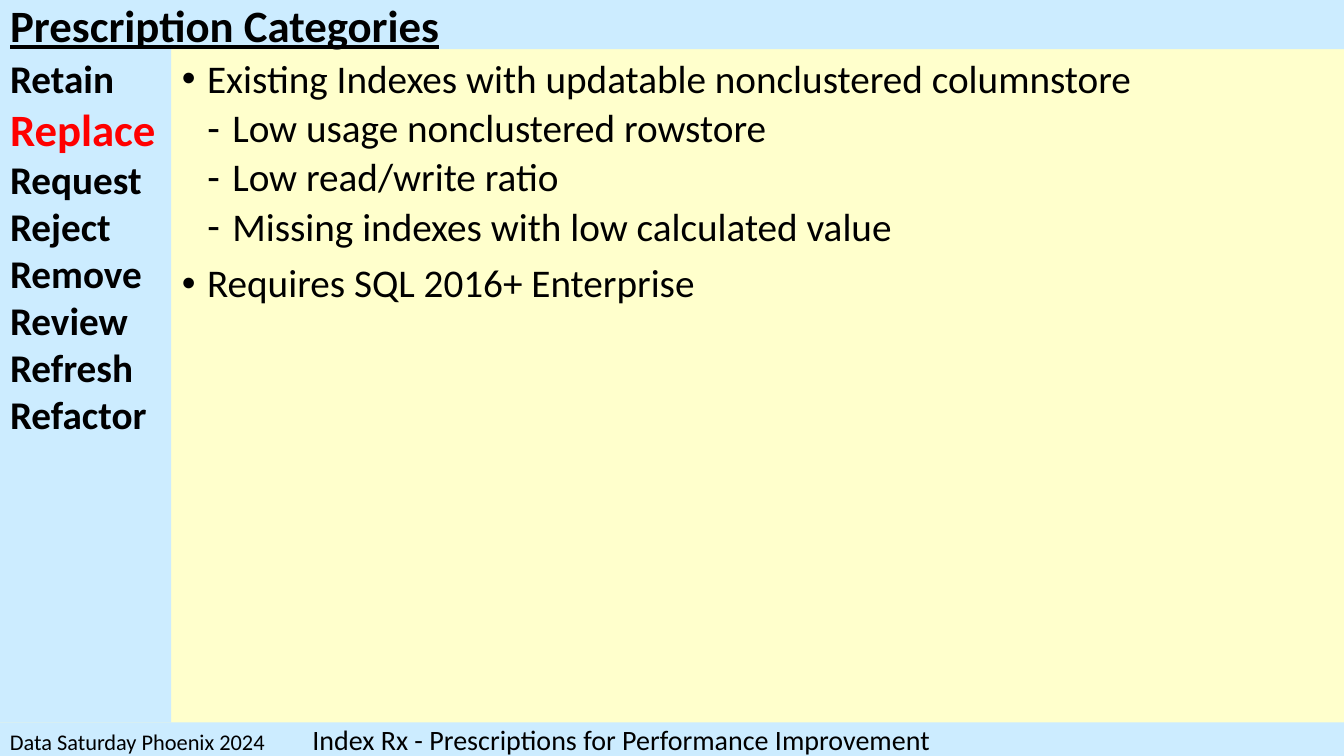
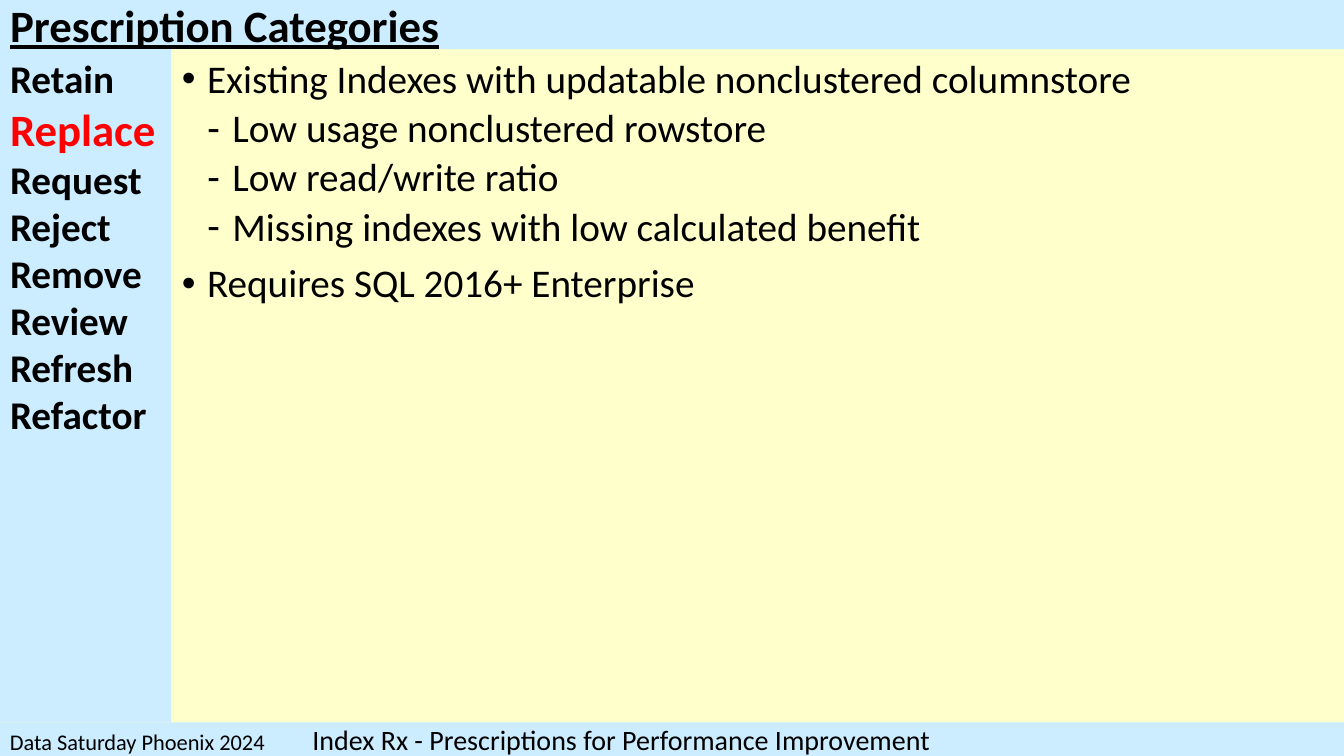
Before and after one commit to SQLXL/SQLXL, a slide deck: slide 33 of SQLXL_Index.pptx. Drawn at 1344x756 pixels with LibreOffice and Linux fonts; fonts in the diff are those of the drawing. Boxes give left, top, right and bottom in pixels: in the first picture for what was removed or moved away, otherwise in the second. Text is boxed around its words. In the diff, an @@ line names an element or a change of style, - is before the commit and + after.

```diff
--- a/SQLXL_Index.pptx
+++ b/SQLXL_Index.pptx
@@ text at (232, 213, 921, 248): text changed @@
-  ‐ Missing indexes with low calculated value
+  ‐ Missing indexes with low calculated benefit
```
Also in this commit, not shown: 9 other slides changed, 1 other file.
